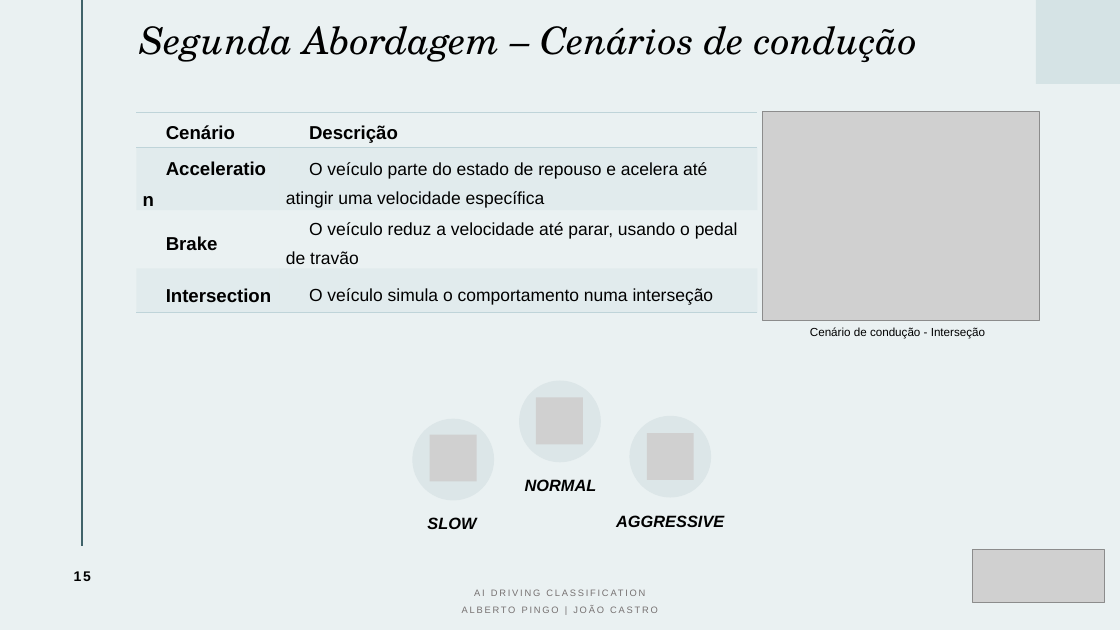
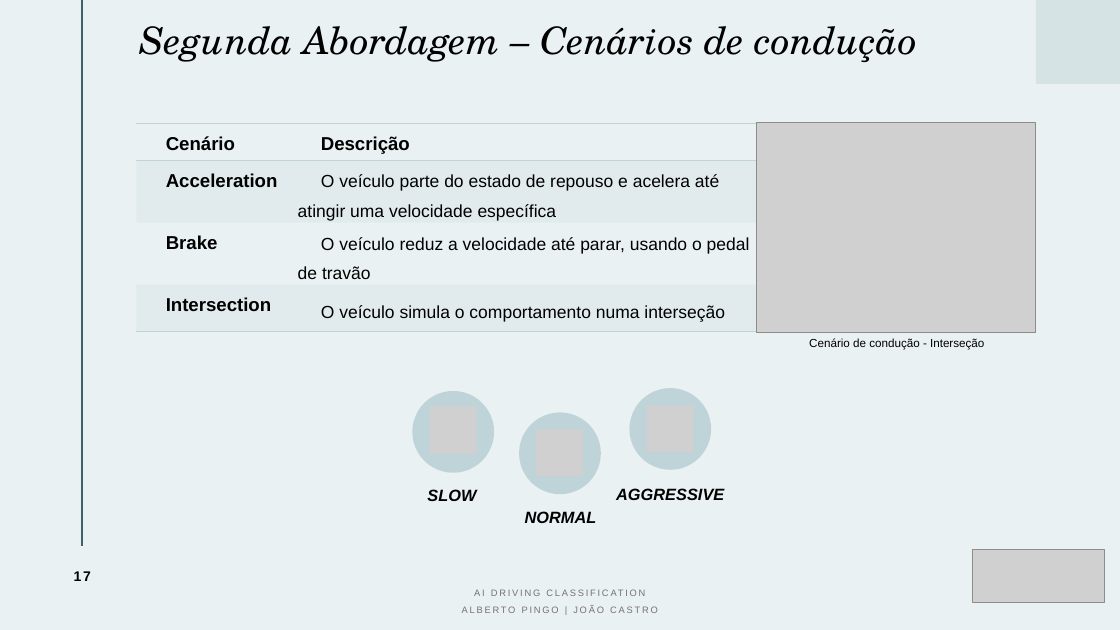
Before and after one commit to albertopingo/AI-driving-classification_FinalProject_CEng, a slide deck: slide 17 of ProjInf_AI_Driving_Classification.pptx (slide 15 before the commit). Drawn at 1120x630 pixels with LibreOffice and Linux fonts; fonts in the diff are those of the drawing; grey boxes stand for pictures. Boxes give left, top, right and bottom in pixels: in the first picture for what was removed or moved away, otherwise in the second. Text is boxed around its words. In the diff, an @@ line names an element or a change of style, - is before the commit and + after.

```diff
--- a/ProjInf_AI_Driving_Classification.pptx
+++ b/ProjInf_AI_Driving_Classification.pptx
@@ table resized from (x1=136, y1=113, x2=758, y2=311) to (x1=136, y1=124, x2=758, y2=332) @@
@@ picture moved from (x1=762, y1=112, x2=1040, y2=320) to (x1=756, y1=123, x2=1035, y2=332) @@
@@ text "Cenário de condução - Interseção" moved from (x1=810, y1=327, x2=985, y2=339) to (x1=809, y1=338, x2=984, y2=350) @@
@@ ellipse moved from (x1=413, y1=418, x2=494, y2=500) to (x1=413, y1=391, x2=494, y2=472) @@
@@ picture moved from (x1=430, y1=434, x2=477, y2=481) to (x1=430, y1=407, x2=477, y2=454) @@
@@ ellipse moved from (x1=519, y1=381, x2=601, y2=462) to (x1=519, y1=413, x2=601, y2=494) @@
@@ fill #DDE6E8 to #95B8BF at 50% opacity in 3 elements at (x1=413, y1=391, x2=494, y2=472), (x1=629, y1=388, x2=711, y2=470), (x1=519, y1=413, x2=601, y2=494) @@
@@ picture removed at (x1=536, y1=397, x2=583, y2=444) @@
@@ 2 texts, 1 ellipse, 1 picture moved together from (x1=427, y1=416, x2=724, y2=529) to (x1=427, y1=388, x2=724, y2=501) @@
@@ picture added at (x1=536, y1=429, x2=583, y2=476) @@
@@ text "NORMAL" moved from (x1=525, y1=479, x2=597, y2=491) to (x1=525, y1=511, x2=597, y2=523) @@
@@ page number at (x1=74, y1=571, x2=91, y2=581): text changed @@
-15
+17
```
Also in this commit, not shown: 9 other slides changed, 1 slide added, 9 slides removed.
